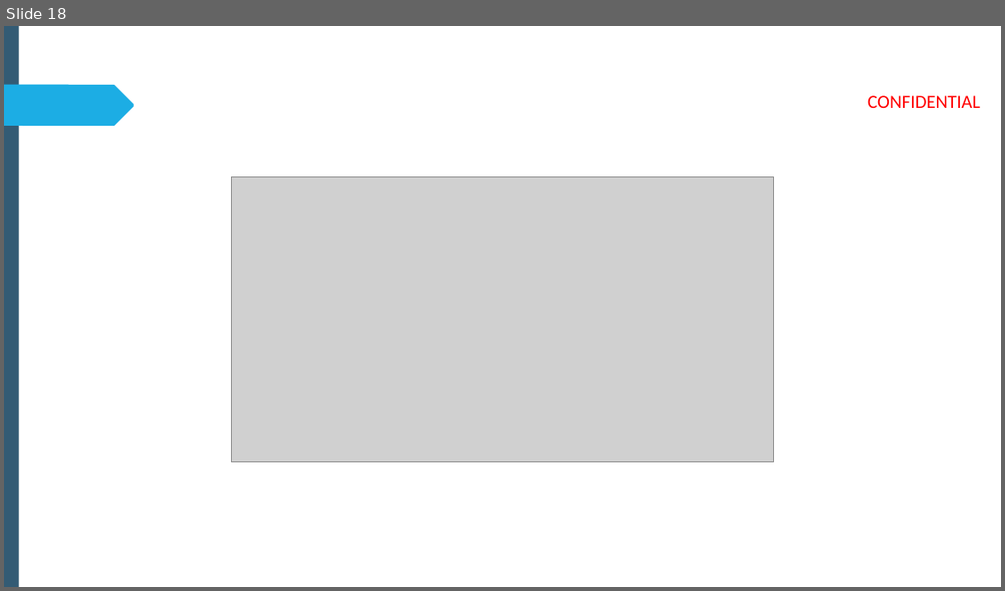
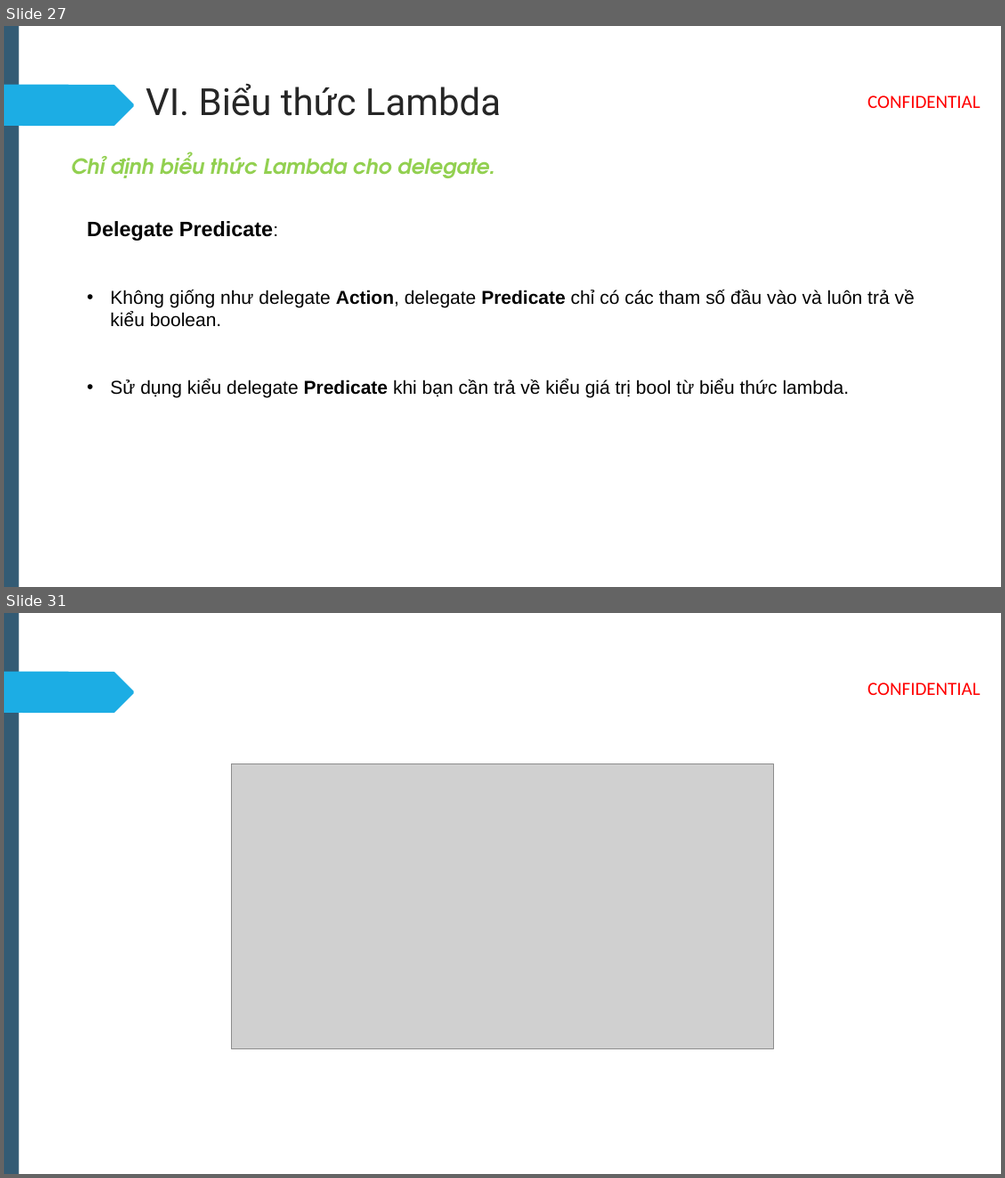
Before and after one commit to Linh-dev/Linq-CSharp, a slide deck: NWS_INTRO_WebDeveloperRoadmap.pptx. Shown one above the other, each under a label of ours: slide 18 before the commit, slides 27 and 31 after it; the slides between them are not shown. The pictures are 1005x591 and 1005x1178 pixels, drawn with LibreOffice and Linux fonts; fonts in the diff are those of the drawing; grey boxes stand for pictures; background and template pictures are left out. Boxes give left, top, right and bottom in pixels: in the first picture for what was removed or moved away, otherwise in the second. Text is boxed around its words. In the diff, an @@ line names an element or a change of style, - is before the commit and + after.

```diff
--- a/NWS_INTRO_WebDeveloperRoadmap.pptx
+++ b/NWS_INTRO_WebDeveloperRoadmap.pptx
@@ slide 27 added at bbox=[4, 26, 1001, 587], background #FFFFFF; not listed: 3 template elements that a slide beside it also shows @@
@@ title added at bbox=[146, 83, 501, 116], 36 pt, text #262626 @@
+VI. Biểu thức Lambda
@@ text added at bbox=[71, 151, 495, 178], 20 pt, text #92D050, bold, italic @@
+Chỉ định biểu thức Lambda cho delegate.
@@ text added at bbox=[87, 221, 914, 398], 18 pt, text #000000 @@
+Delegate Predicate:
+• Không giống như delegate Action, delegate Predicate chỉ có các tham số đầu vào và luôn trả về kiểu boolean.
+• Sử dụng kiểu delegate Predicate khi bạn cần trả về kiểu giá trị bool từ biểu thức lambda.
@@ what was slide 18 is now slide 31 @@
```
Also in this commit, not shown: 2 slides changed, 26 other slides added, 14 slides removed, 6 other files.
